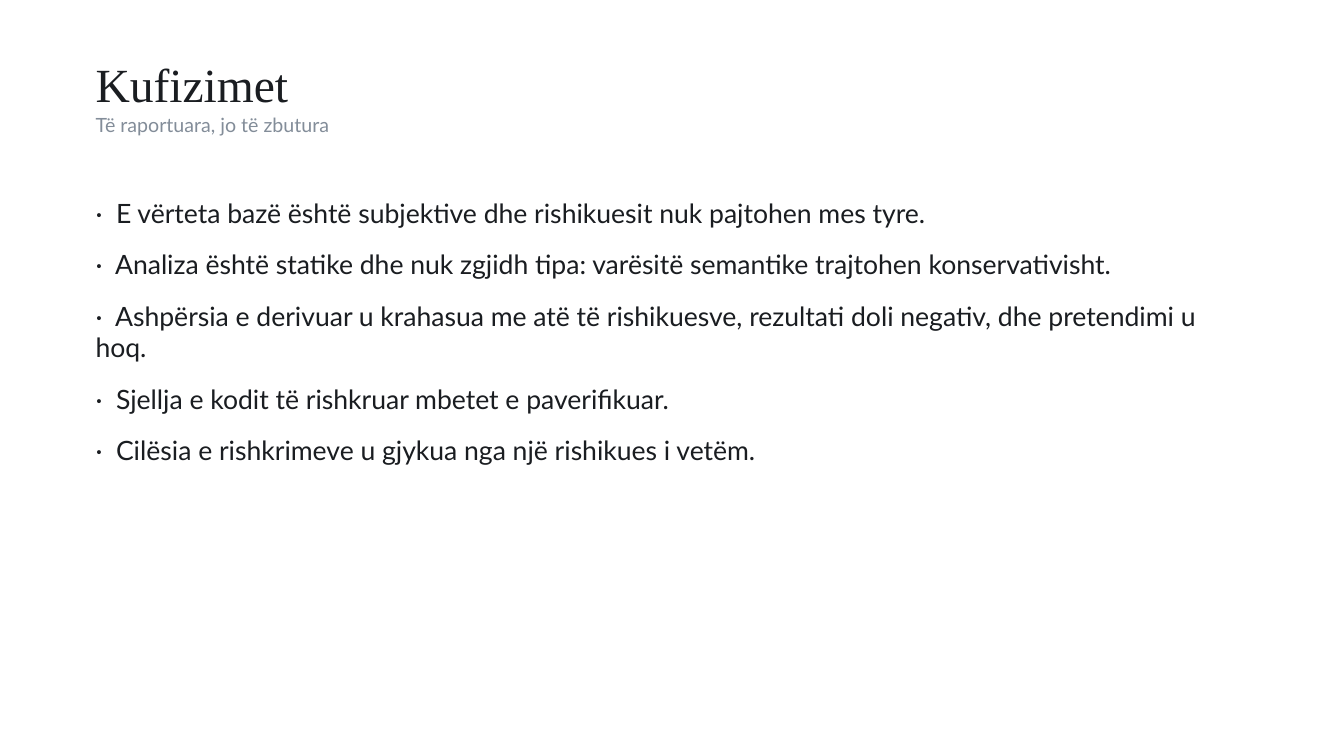
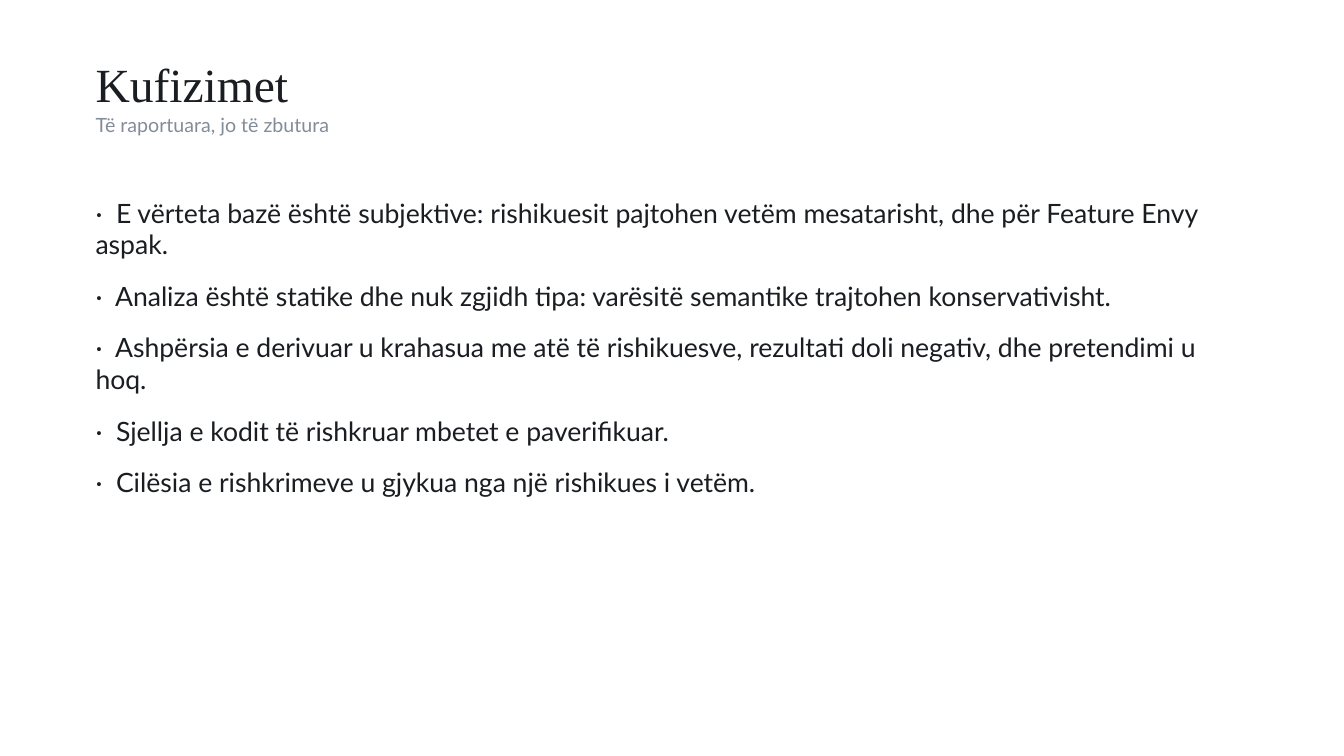
Before and after one commit to FlorentLatifi/Code-Smell-Detection-and-Refactoring-Recommendations, a slide deck: slide 14 of docs/thesis/Prezantimi_Florent_Latifi.pptx. Drawn at 1344x756 pixels with LibreOffice and Linux fonts; fonts in the diff are those of the drawing. Boxes give left, top, right and bottom in pixels: in the first picture for what was removed or moved away, otherwise in the second. Text is boxed around its words. In the diff, an @@ line names an element or a change of style, - is before the commit and + after.

```diff
--- a/docs/thesis/Prezantimi_Florent_Latifi.pptx
+++ b/docs/thesis/Prezantimi_Florent_Latifi.pptx
@@ text at (96,203,1198,259): text changed @@
-· E vërteta bazë është subjektive dhe rishikuesit nuk pajtohen mes tyre.
+· E vërteta bazë është subjektive: rishikuesit pajtohen vetëm mesatarisht, dhe për Feature Envy aspak.
```
Also in this commit, not shown: 5 other slides changed, 3 other files.
